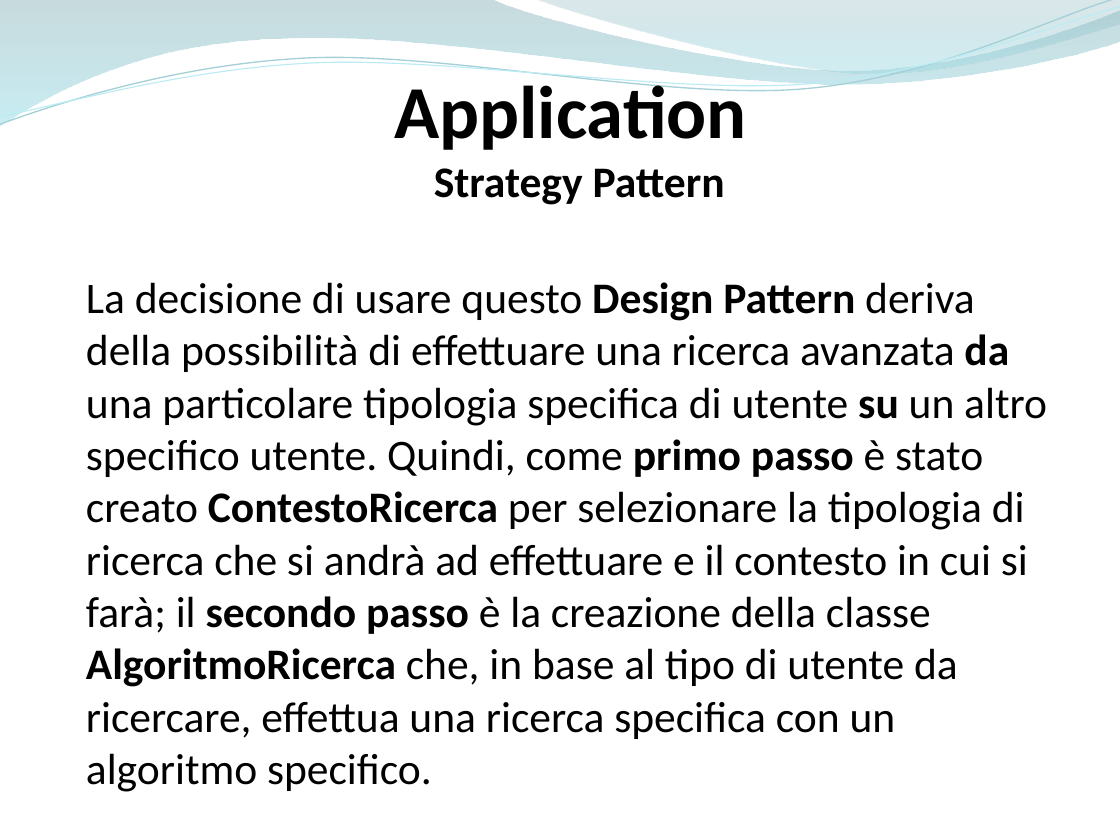
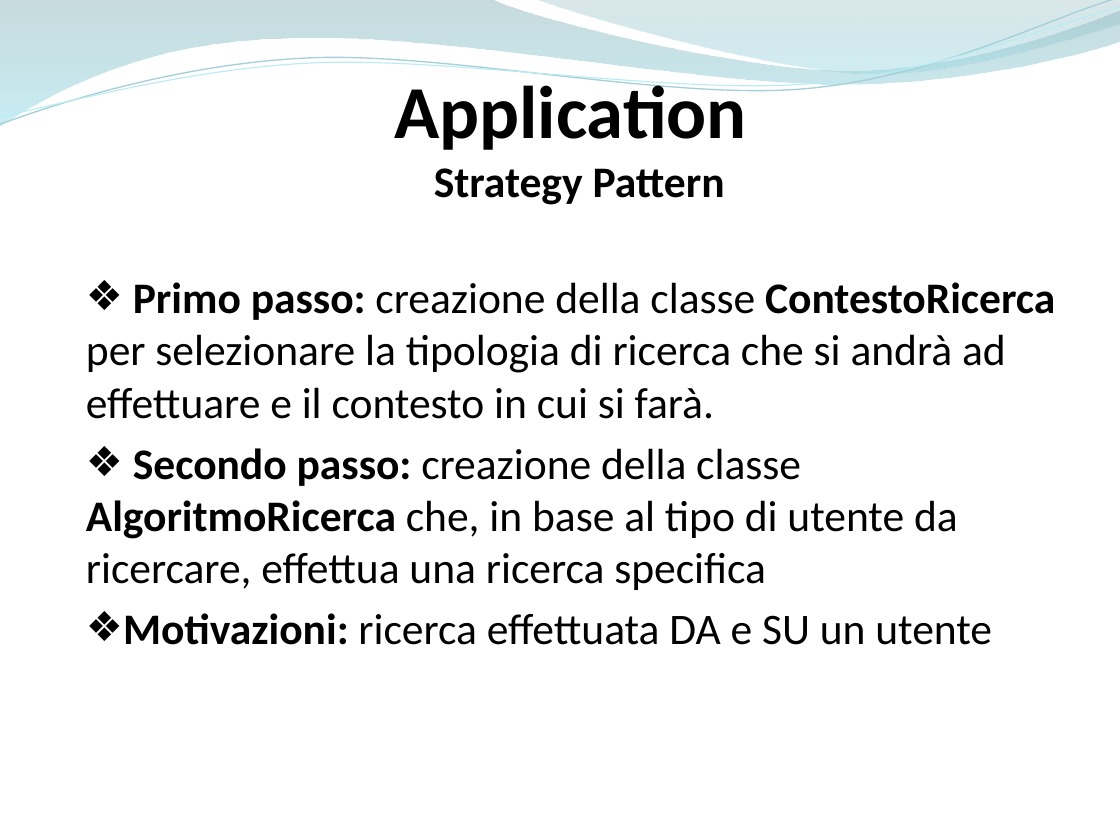
Before and after one commit to ammirate/at-silo, a slide deck: slide 84 of Presentazione/Atsilo1/[BOZZA] Atsilo_A_PresentazioneFinale copia.pptx (slide 85 before the commit). Drawn at 1120x840 pixels with LibreOffice and Linux fonts; fonts in the diff are those of the drawing. Boxes give left, top, right and bottom in pixels: in the first picture for what was removed or moved away, otherwise in the second. Text is boxed around its words. In the diff, an @@ line names an element or a change of style, - is before the commit and + after.

```diff
--- a/Presentazione/Atsilo1/[BOZZA] Atsilo_A_PresentazioneFinale copia.pptx
+++ b/Presentazione/Atsilo1/[BOZZA] Atsilo_A_PresentazioneFinale copia.pptx
@@ text at (x1=86, y1=282, x2=1055, y2=645): text changed @@
-La decisione di usare questo Design Pattern deriva della possibilità di effettuare una ricerca avanzata da una particolare tipologia specifica di utente su un altro specifico utente. Quindi, come primo passo è stato creato ContestoRicerca per selezionare la tipologia di ricerca che si andrà ad effettuare e il contesto in cui si farà; il secondo passo è la creazione della classe AlgoritmoRicerca che, in base al tipo di utente da ricercare, effettua una ricerca specifica con un algoritmo specifico.
+❖ Primo passo: creazione della classe ContestoRicerca per selezionare la tipologia di ricerca che si andrà ad effettuare e il contesto in cui si farà.
+❖ Secondo passo: creazione della classe AlgoritmoRicerca che, in base al tipo di utente da ricercare, effettua una ricerca specifica
+❖ Motivazioni: ricerca effettuata DA e SU un utente
```
Also in this commit, not shown: 12 other slides changed, 1 slide added, 3 slides removed.
